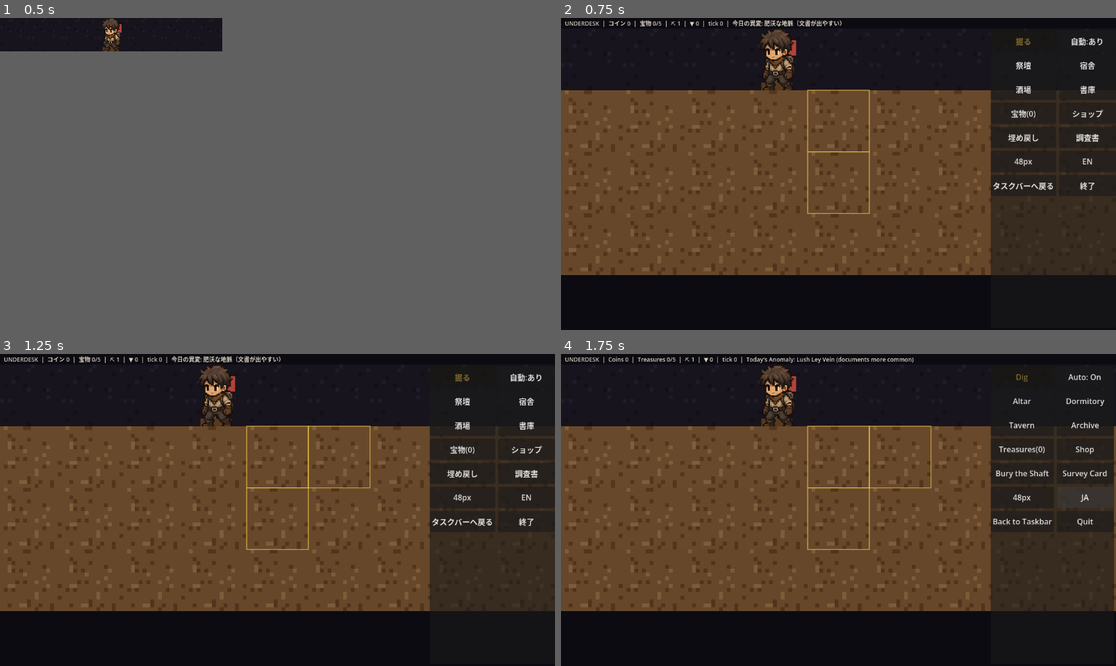
Above: before the commit, frames 1-4 (two rows, left to right).
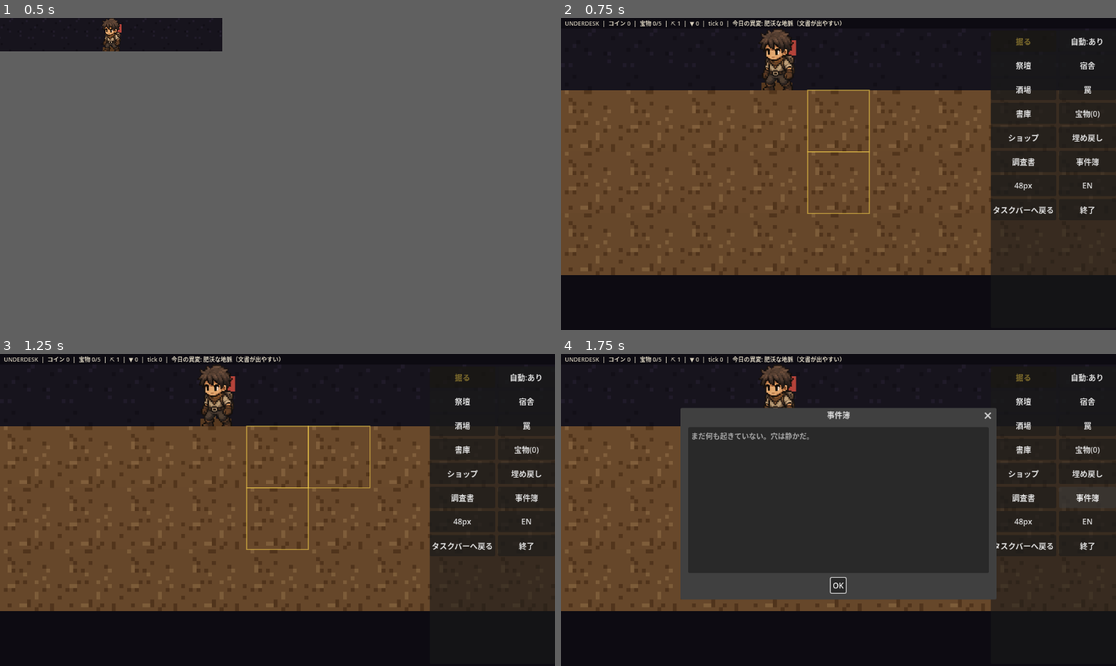
Above: after the commit, the same moments.

Repository: jinsei0604/UnderDesk
Game: Godot game, scene res://src/ui/main.tscn
Two runs of this game, one before a commit and one after it. Both use one fixed random seed, a clock stepped at 60 frames per second and the inputs below.
Inputs (mouse positions are in pixels of both pictures, inside the frame that each line leads up to):
- Up to frame 1 (0.5 s): no input
- Up to frame 2 (0.75 s): tap Enter at 0.5 s; drag from (672, 33) to (694, 27) at 0.52 s
- Up to frame 3 (1.25 s): no input
- Up to frame 4 (1.75 s): click (771, 369) at 1.25 s, where only the run after the commit has a clickable "事件簿"

Frame 1 is identical in both runs. In frame 2, 0.9% of the frame differs, in the area x 77-98%, y 21-63%; in frame 3, 0.9%; in frame 4, 37%, in the area x 8-100%, y 0-83%.

Commit message:
Intruder raids: trap rooms, deterministic weekly event, report log UI

Diff:
--- /dev/null
+++ b/data/rooms/trap.json
@@ -0,0 +1,8 @@
+{
+	"id": "trap",
+	"name_key": "ROOM_TRAP",
+	"width": 2,
+	"height": 1,
+	"cost": { "gold": 60 },
+	"effect": "defense_add"
+}
--- a/locale/en.csv
+++ b/locale/en.csv
@@ -87,3 +87,10 @@
 DOC_013_BODY,"Yorek quit. To be precise, he stopped coming to morning roll. His pack is still here. His bunk is still h …(272 unchanged characters)…
 DOC_008_TITLE,An Old Letter - II
 DOC_008_BODY,"Dear brother. You will recall I wrote that I cannot read. I can now. I do not remember learning. One morn …(363 unchanged characters)…
+ROOM_TRAP,Trap
+UI_EVENTS,Incidents
+EVENT_INTRUDER_REPELLED,T%d Intruder (str %d / def %d) repelled. Loot +%d coins
+EVENT_INTRUDER_BREACH,T%d Intruder (str %d / def %d) broke through. %d coins
+EVENT_EMPTY,Nothing has happened yet. The hole is quiet.
+UI_INTRUDER_REPELLED,Intruder repelled (+%d coins)
+UI_INTRUDER_BREACH,An intruder stole coins (%d)
--- a/locale/ja.csv
+++ b/locale/ja.csv
@@ -87,3 +87,10 @@
 DOC_013_BODY,"ヨレクが辞めた。正確には、朝礼に来なくなった。荷物はそのまま、寝床もそのまま、賃金の袋もそのまま。監督は捜索を出さなかった。「下に行った者は、下で雇われている」とだけ言った。冗談だと思って、おれは笑った。誰も笑わなかった。今月から、おれの賃金袋がなぜか二つある。"
 DOC_008_TITLE,古い書簡・二
 DOC_008_BODY,"兄上へ。前の手紙で、おれが字を読めないと書いたのを覚えているだろうか。読めるようになった。習った覚えはない。ある朝、目が覚めたら、石板の文字が「ただの音の書き取り」に見えた。みんなもそうなるらしい。古株は「それは坑道の言葉を覚えたんじゃない。おまえの言葉を、向こうが覚えたんだ」と言う。どちらでもいい。給金は良い。ただ、近ごろ夢の中でおれは、兄上への手紙をあの文字で書いている。"
+ROOM_TRAP,罠
+UI_EVENTS,事件簿
+EVENT_INTRUDER_REPELLED,T%d 侵入者（強さ%d／防衛%d）を撃退した。戦利品 +%dコイン
+EVENT_INTRUDER_BREACH,T%d 侵入者（強さ%d／防衛%d）に押し入られた。%dコイン
+EVENT_EMPTY,まだ何も起きていない。穴は静かだ。
+UI_INTRUDER_REPELLED,侵入者を撃退した（+%dコイン）
+UI_INTRUDER_BREACH,侵入者にコインを奪われた（%d）
--- a/src/core/constants.gd
+++ b/src/core/constants.gd
@@ -71,6 +71,20 @@
 ## any remain (the collection grows with updates, ~100 items planned).
 const CHEST_COINS: int = 10
 
+## Intruder raids (§5.2): a low-frequency report-style event. No realtime
+## response is asked of the player; traps built in advance decide the
+## outcome, and the result lands in the event log.
+const INTRUDER_INTERVAL_TICKS: int = 30240
+const INTRUDER_STRENGTH_MIN: int = 1
+const INTRUDER_STRENGTH_MAX: int = 4
+## Coins looted from the fallen intruder per point of strength.
+const INTRUDER_REWARD_PER_STRENGTH: int = 15
+## Coins an unstopped intruder makes off with, per point of strength
+## (capped by what the hoard actually holds — never goes negative).
+const INTRUDER_THEFT_PER_STRENGTH: int = 20
+## Event log entries kept in the save (oldest dropped first).
+const EVENT_LOG_MAX: int = 20
+
 const MINION_DIG_POWER: int = 1
 ## The protagonist digs alone at first; story companions join later.
 const INITIAL_MINION_COUNT: int = 1
--- a/src/core/sim.gd
+++ b/src/core/sim.gd
@@ -7,6 +7,7 @@
 signal document_discovered(doc_id: String)
 signal item_found(item_id: String)
 signal companion_joined(companion_id: String)
+signal intruder_raid(entry: Dictionary)
 
 var tick_count: int = 0
 var grid: UDGrid
@@ -45,6 +46,9 @@
 var crystals: int = 0
 var perma: Dictionary = {}  # id -> { "level": int, "effect": String }
 var resets: int = 0
+## Replay-style report of things that happened while nobody watched
+## (§5.2 intruders). Newest last; capped at UD.EVENT_LOG_MAX entries.
+var event_log: Array[Dictionary] = []
 var _rng := RandomNumberGenerator.new()
 
 
@@ -84,6 +88,7 @@
 	for minion in minions:
 		_step_minion(minion)
 	_check_companion_joins()
+	_check_intruder()
 
 
 ## Story progression: companions join when enough documents have been
@@ -98,6 +103,50 @@
 			companions.append(id)
 			minions.append(UDMinion.create(minions.size(), UD.DEPOT_POS))
 			companion_joined.emit(id)
+
+
+## Traps built in advance are the whole defence (§5.2: no realtime
+## response). Shop/perma effects with defense_add stack in for free.
+func defense() -> int:
+	var total := 0
+	for room in rooms:
+		if str(room.get("effect", "")) == "defense_add":
+			total += 1
+	total += UDSim._effect_levels_in(upgrades, "defense_add")
+	total += UDSim._effect_levels_in(perma, "defense_add")
+	return total
+
+
+## Weekly-ish raid resolved inside the tick, so offline catch-up and
+## realtime produce the identical log. A repelled intruder drops loot;
+## one that gets through steals coins (never below zero).
+func _check_intruder() -> void:
+	if tick_count % UD.INTRUDER_INTERVAL_TICKS != 0:
+		return
+	var strength := _rng.randi_range(
+		UD.INTRUDER_STRENGTH_MIN, UD.INTRUDER_STRENGTH_MAX
+	)
+	var guard := defense()
+	var repelled := guard >= strength
+	var coins_delta: int
+	if repelled:
+		coins_delta = strength * UD.INTRUDER_REWARD_PER_STRENGTH
+	else:
+		var theft := (strength - guard) * UD.INTRUDER_THEFT_PER_STRENGTH
+		coins_delta = -mini(theft, int(inventory.get(UD.RES_GOLD, 0)))
+	inventory[UD.RES_GOLD] = int(inventory.get(UD.RES_GOLD, 0)) + coins_delta
+	var entry := {
+		"kind": "intruder",
+		"tick": tick_count,
+		"strength": strength,
+		"defense": guard,
+		"repelled": repelled,
+		"coins": coins_delta,
+	}
+	event_log.append(entry)
+	while event_log.size() > UD.EVENT_LOG_MAX:
+		event_log.pop_front()
+	intruder_raid.emit(entry)
 
 
 ## Generates dig jobs from the current policy so play continues unattended.
@@ -588,6 +637,7 @@
 		"crystals": crystals,
 		"perma": perma.duplicate(true),
 		"resets": resets,
+		"event_log": event_log.duplicate(true),
 	}
 
 
@@ -648,6 +698,17 @@
 			"effect": str(entry.get("effect", "")),
 		}
 	sim.resets = int(d.get("resets", 0))
+	# JSON turns ints into floats: normalize event entries on the way in.
+	for entry_var: Variant in d.get("event_log", []) as Array:
+		var entry := entry_var as Dictionary
+		sim.event_log.append({
+			"kind": str(entry.get("kind", "intruder")),
+			"tick": int(entry.get("tick", 0)),
+			"strength": int(entry.get("strength", 0)),
+			"defense": int(entry.get("defense", 0)),
+			"repelled": bool(entry.get("repelled", false)),
+			"coins": int(entry.get("coins", 0)),
+		})
 	# v3 -> v4: the minion crew becomes protagonist + story companions.
 	# Rebuild the party and release job claims held by removed workers;
 	# companions re-join on the next ticks from the document count.
--- a/src/ui/main.gd
+++ b/src/ui/main.gd
@@ -116,6 +116,9 @@
 var _prestige_good_ids: Array[String] = []
 var _card_button: Button
 var _card_dialog: AcceptDialog
+var _events_button: Button
+var _events_dialog: AcceptDialog
+var _events_list: ItemList
 
 @onready var tick_timer: Timer = $TickTimer
 @onready var autosave_timer: Timer = $AutosaveTimer
@@ -175,6 +178,7 @@
 	_build_treasure_dialog()
 	_build_shop_dialog()
 	_build_prestige_dialog()
+	_build_events_dialog()
 	_refresh_button_texts()
 	_apply_window_mode()
 	queue_redraw()
@@ -242,6 +246,15 @@
 func _connect_sim_signals() -> void:
 	sim.document_discovered.connect(_on_document_discovered)
 	sim.companion_joined.connect(_on_companion_joined)
+	sim.intruder_raid.connect(_on_intruder_raid)
+
+
+func _on_intruder_raid(entry: Dictionary) -> void:
+	var key := "UI_INTRUDER_REPELLED" if bool(entry["repelled"]) \
+		else "UI_INTRUDER_BREACH"
+	_tally_text = locale.text(key) % int(entry["coins"])
+	_tally_until_tick = sim.tick_count + TALLY_SHOW_TICKS * 2
+	queue_redraw()
 
 
 func _on_document_discovered(doc_id: String) -> void:
@@ -660,6 +673,8 @@
 	grid.add_child(_prestige_button)
 	_card_button = _make_button("", _generate_survey_card)
 	grid.add_child(_card_button)
+	_events_button = _make_button("", _open_events)
+	grid.add_child(_events_button)
 	_height_button = _make_button("", _cycle_height)
 	grid.add_child(_height_button)
 	_locale_button = _make_button("", _toggle_locale)
@@ -726,6 +741,7 @@
 	_perma_buy_button.text = locale.text("UI_BUY")
 	_bury_button.text = locale.text("UI_PRESTIGE_DO")
 	_card_button.text = locale.text("UI_CARD")
+	_events_button.text = locale.text("UI_EVENTS")
 	_locale_button.text = _next_locale_code().to_upper()
 	_quit_button.text = locale.text("UI_QUIT")
 	_refresh_archive_button()
@@ -834,6 +850,37 @@
 	split.add_child(_archive_body)
 	_archive_dialog.add_child(split)
 	add_child(_archive_dialog)
+
+
+func _build_events_dialog() -> void:
+	_events_dialog = AcceptDialog.new()
+	_events_dialog.title = locale.text("UI_EVENTS")
+	_events_dialog.min_size = Vector2i(640, 360)
+	_events_list = ItemList.new()
+	_events_list.custom_minimum_size = Vector2(600, 300)
+	_events_list.add_theme_font_size_override("font_size", 15)
+	_events_dialog.add_child(_events_list)
+	add_child(_events_dialog)
+
+
+## Replay-style report (§5.2): the raid already resolved inside the sim;
+## this only retells it. Newest entries first.
+func _open_events() -> void:
+	if settings.resident_mode:
+		_expand()
+	_events_list.clear()
+	for i in range(sim.event_log.size() - 1, -1, -1):
+		var entry: Dictionary = sim.event_log[i]
+		var key := "EVENT_INTRUDER_REPELLED" if bool(entry["repelled"]) \
+			else "EVENT_INTRUDER_BREACH"
+		_events_list.add_item(locale.text(key) % [
+			int(entry["tick"]), int(entry["strength"]),
+			int(entry["defense"]), int(entry["coins"]),
+		])
+	if sim.event_log.is_empty():
+		_events_list.add_item(locale.text("EVENT_EMPTY"))
+	_events_dialog.title = locale.text("UI_EVENTS")
+	_events_dialog.popup_centered()
 
 
 func _build_treasure_dialog() -> void:
--- /dev/null
+++ b/tests/core/test_intruders.gd
@@ -0,0 +1,135 @@
+extends GutTest
+## Intruder raids (§5.2): resolved deterministically inside the tick,
+## decided by traps built in advance, reported through the event log.
+## The player is never asked to respond in realtime.
+
+
+func _sim(rng_seed: int = 3) -> UDSim:
+	return UDSim.new_game(UDTestFixtures.strata(), rng_seed)
+
+
+func _trap_def() -> Dictionary:
+	return {
+		"id": "trap",
+		"name_key": "ROOM_TRAP",
+		"width": 2,
+		"height": 1,
+		"cost": {"gold": 60},
+		"effect": "defense_add",
+	}
+
+
+func _build_trap(sim: UDSim, x: int) -> void:
+	sim.inventory[UD.RES_GOLD] = int(sim.inventory.get(UD.RES_GOLD, 0)) + 60
+	for dx in 2:
+		sim.grid.set_terrain(Vector2i(x + dx, 1), UD.Terrain.AIR)
+	assert_true(sim.build_room(_trap_def(), Vector2i(x, 1)), "trap built")
+
+
+func test_no_raid_before_the_interval() -> void:
+	var sim := _sim()
+	sim.dig_policy = UD.DigPolicy.NONE
+	sim.advance(100)
+	assert_eq(sim.event_log.size(), 0)
+
+
+func test_raid_fires_on_the_interval_and_is_logged() -> void:
+	var sim := _sim()
+	sim.dig_policy = UD.DigPolicy.NONE
+	sim.tick_count = UD.INTRUDER_INTERVAL_TICKS - 1
+	sim.advance(1)
+	assert_eq(sim.event_log.size(), 1)
+	var entry: Dictionary = sim.event_log[0]
+	assert_eq(str(entry["kind"]), "intruder")
+	assert_eq(int(entry["tick"]), UD.INTRUDER_INTERVAL_TICKS)
+	assert_between(int(entry["strength"]),
+		UD.INTRUDER_STRENGTH_MIN, UD.INTRUDER_STRENGTH_MAX)
+
+
+func test_traps_raise_defense() -> void:
+	var sim := _sim()
+	assert_eq(sim.defense(), 0)
+	_build_trap(sim, 2)
+	_build_trap(sim, 6)
+	assert_eq(sim.defense(), 2)
+
+
+func test_full_defense_always_repels_and_pays_loot() -> void:
+	var sim := _sim()
+	sim.dig_policy = UD.DigPolicy.NONE
+	for i in UD.INTRUDER_STRENGTH_MAX:
+		_build_trap(sim, 2 + i * 3)
+	var coins_before := int(sim.inventory[UD.RES_GOLD])
+	sim.tick_count = UD.INTRUDER_INTERVAL_TICKS - 1
+	sim.advance(1)
+	var entry: Dictionary = sim.event_log[0]
+	assert_true(bool(entry["repelled"]))
+	assert_gt(int(entry["coins"]), 0)
+	assert_eq(int(sim.inventory[UD.RES_GOLD]), coins_before + int(entry["coins"]))
+
+
+func test_breach_never_steals_below_zero() -> void:
+	var sim := _sim()
+	sim.dig_policy = UD.DigPolicy.NONE
+	sim.inventory[UD.RES_GOLD] = 5
+	sim.tick_count = UD.INTRUDER_INTERVAL_TICKS - 1
+	sim.advance(1)
+	var entry: Dictionary = sim.event_log[0]
+	assert_false(bool(entry["repelled"]), "no traps: strength >= 1 wins")
+	assert_gte(int(sim.inventory[UD.RES_GOLD]), 0)
+	assert_eq(int(sim.inventory[UD.RES_GOLD]), 5 + int(entry["coins"]))
+
+
+func test_log_is_capped() -> void:
+	var sim := _sim()
+	for i in UD.EVENT_LOG_MAX + 5:
+		sim.tick_count = UD.INTRUDER_INTERVAL_TICKS * (i + 1)
+		sim._check_intruder()
+	assert_eq(sim.event_log.size(), UD.EVENT_LOG_MAX)
+	assert_eq(
+		int(sim.event_log[-1]["tick"]),
+		UD.INTRUDER_INTERVAL_TICKS * (UD.EVENT_LOG_MAX + 5),
+		"newest entry kept"
+	)
+
+
+func test_raids_are_deterministic() -> void:
+	var a := _sim(17)
+	var b := _sim(17)
+	for sim: UDSim in [a, b]:
+		sim.dig_policy = UD.DigPolicy.DOWN
+		sim.tick_count = UD.INTRUDER_INTERVAL_TICKS - 5
+		sim.advance(10)
+	assert_eq(JSON.stringify(a.to_dict()), JSON.stringify(b.to_dict()))
+
+
+func test_event_log_survives_roundtrip() -> void:
+	var sim := _sim()
+	sim.tick_count = UD.INTRUDER_INTERVAL_TICKS
+	sim._check_intruder()
+	var restored := UDSim.from_dict(
+		JSON.parse_string(JSON.stringify(sim.to_dict())), UDTestFixtures.strata()
+	)
+	assert_eq(restored.event_log.size(), 1)
+	assert_eq(restored.event_log[0], sim.event_log[0], "ints stay ints")
+
+
+func test_old_saves_without_event_log_load_clean() -> void:
+	var sim := _sim()
+	var d := sim.to_dict()
+	d.erase("event_log")
+	var restored := UDSim.from_dict(
+		JSON.parse_string(JSON.stringify(d)), UDTestFixtures.strata()
+	)
+	assert_eq(restored.event_log.size(), 0)
+
+
+func test_trap_room_file_loads_and_translates() -> void:
+	var rooms := UDRoomDB.load_from_dir("res://data/rooms")
+	assert_true(rooms.has_room("trap"))
+	var def := rooms.get_room("trap")
+	assert_eq(str(def["effect"]), "defense_add")
+	for code: String in UD.SUPPORTED_LOCALES:
+		var locale := UDLocale.load_locale(code)
+		assert_ne(locale.text(def["name_key"]), def["name_key"],
+			"%s trap name translated" % code)
Binary file changed: locale/en.text.translation
Binary file changed: locale/ja.text.translation
Not shown, added: tests/core/test_intruders.gd.uid
